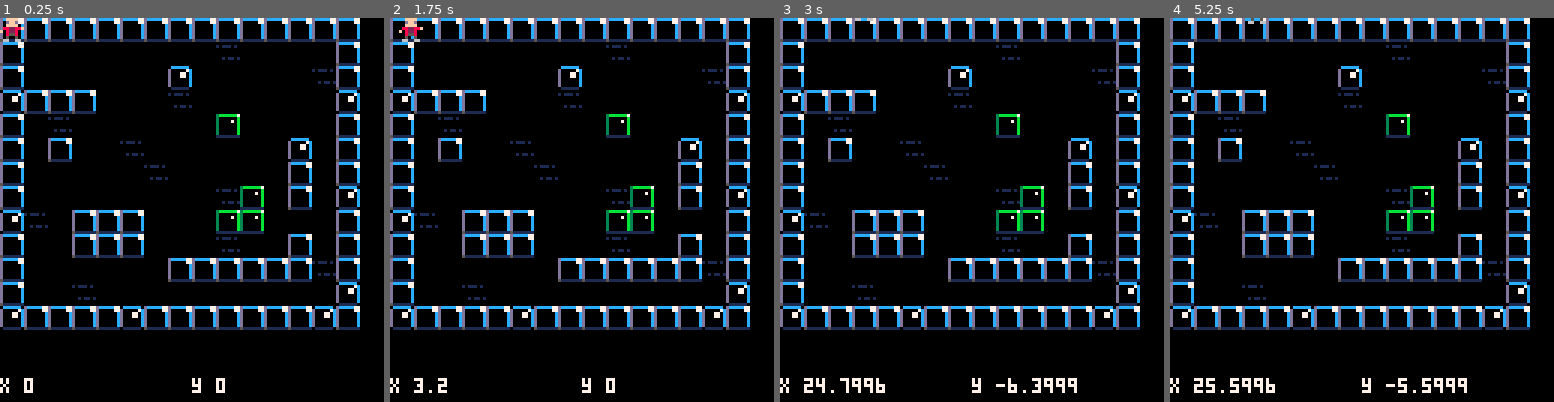
Above: before the commit, frames 1-4 (left to right).
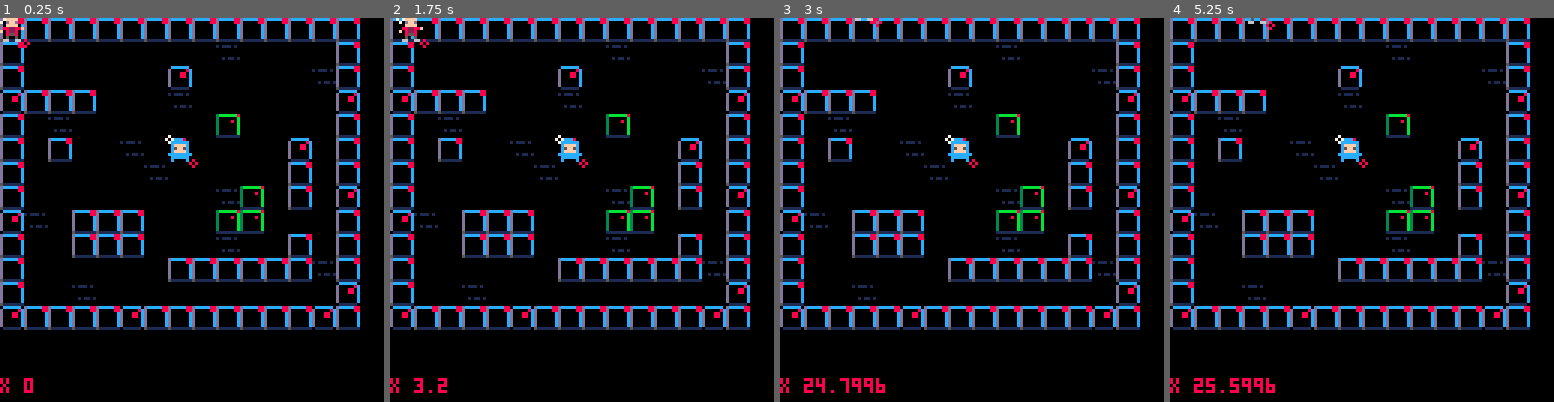
Above: after the commit, the same moments.

Repository: dzarrini/pico-8
Game: PICO-8 cartridge demos/better_collide.p8
Two runs of this game, one before a commit and one after it. Both use one fixed random seed, a clock stepped at 60 frames per second and the inputs below.
Inputs:
- Up to frame 1 (0.25 s): no input
- Up to frame 2 (1.75 s): hold Right from 1.6 s (still down)
- Up to frame 3 (3 s): release Right at 2.1 s; hold Up 2.15-2.42 s; hold Right from 2.47 s (still down)
- Up to frame 4 (5.25 s): release Right at 3.03 s; hold Left 3.08-3.58 s; hold Down 3.63-3.97 s; hold Right 4.02-4.68 s; hold Up 4.73-5.03 s; hold Left from 5.08 s (still down)

The runs differ from the first frame. In frame 1, 2.5% of the frame differs, in the area x 0-94%, y 0-98%; in frame 2, 2.6%; in frame 3, 3.0%; in frame 4, 3.1%.

Commit message:
tested and completed the colission logic of elements

Diff:
--- a/demos/better_collide.p8
+++ b/demos/better_collide.p8
@@ -5,7 +5,7 @@
 -- by zep
 
 acc = 0.8
-width = 0.4
+width = 8   -- 8 pixels are the size of the character
 actors = {} --all actors in universe
 
 actor = {
@@ -36,22 +36,58 @@
   spr(self.id + self.frame, sx, sy)
 end
 
-function actor:collide(actor)
+function actor:collide(a)
     local sx = self.x + self.dx
     local sy = self.y + self.dy
-    local ox = actor.x + actor.dx
-    local oy = actor.y + actor.dy
-
-    return
-      ((sx + self.width) > ox) and
-      ((sy + self.height) > oy) and
+    local ox = a.x + a.dx
+    local oy = a.y + a.dy
+    pal(7,7)
+    circ(sx, sy, 1)
+    pal(7,8)
+    circ(sx + self.w, sy + self.h, 1)
+    -- print("y "..sy,64,120,7)
+
+    local col = false
+    col = col or (
+      ((sx + self.w) > ox) and
+      ((sy + self.h) > oy) and
       (ox > sx) and
       (oy > sy)
+    )
+
+    ox = a.x + a.dx + a.w
+    oy = a.y + a.dy
+    col = col or (
+      ((sx + self.w) > ox) and
+      ((sy + self.h) > oy) and
+      (ox > sx) and
+      (oy > sy)
+    )
+
+    ox = a.x + a.dx
+    oy = a.y + a.dy + a.h
+    col = col or (
+      ((sx + self.w) > ox) and
+      ((sy + self.h) > oy) and
+      (ox > sx) and
+      (oy > sy)
+    )
+
+    ox = a.x + a.dx + a.w
+    oy = a.y + a.dy + a.h
+    col = col or (
+      ((sx + self.w) > ox) and
+      ((sy + self.h) > oy) and
+      (ox > sx) and
+      (oy > sy)
+    )
+
+    return col
 end
 
 function print_actor(p1)
  print("x "..p1.x,0,120,7)
- print("y "..p1.y,64,120,7)
+ -- print("y "..p1.y,64,120,7)
 end
 
 function _init()
@@ -62,6 +98,20 @@
     frames = 2
   }
   add(actors, p1)
+
+  actor_1 = actor:new{
+    id = 5,
+    x = 56,
+    y = 40,
+    frames = 4
+  }
+  add(actors, actor_1)
+end
+
+function will_collide()
+  if p1:collide(actor_1) or actor_1:collide(p1) then
+    print("col ",64,120,7)
+  end
 end
 
 function control_player(pl)
@@ -81,7 +131,7 @@
 
  map(0,0,0,0,16,16)
  foreach(actors,actor.draw)
-
+ will_collide()
  print_actor(p1)
 end
 
